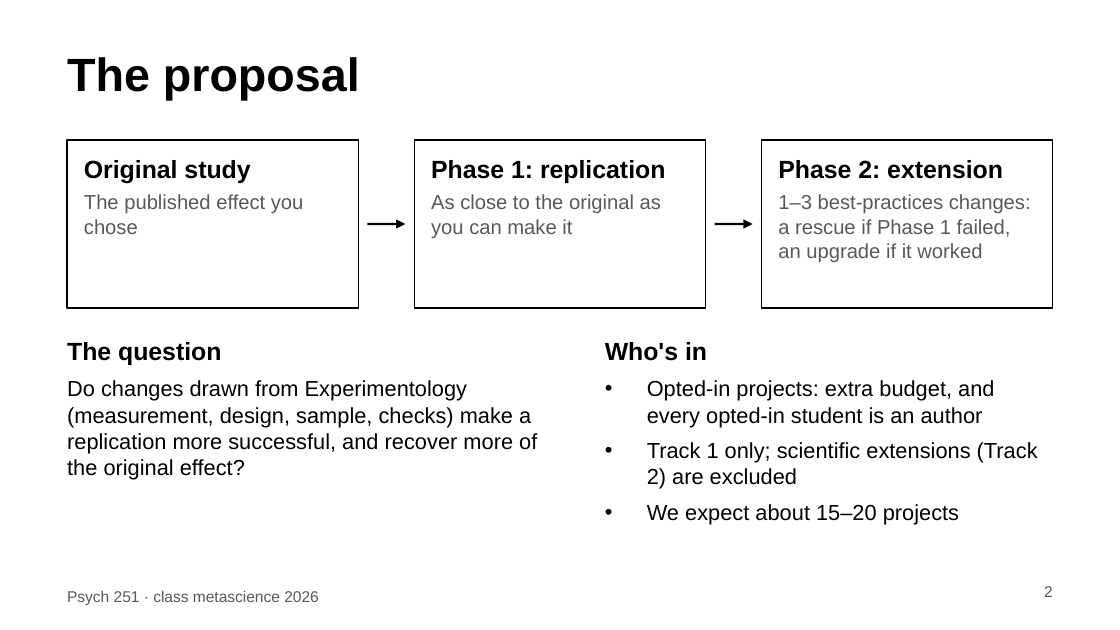
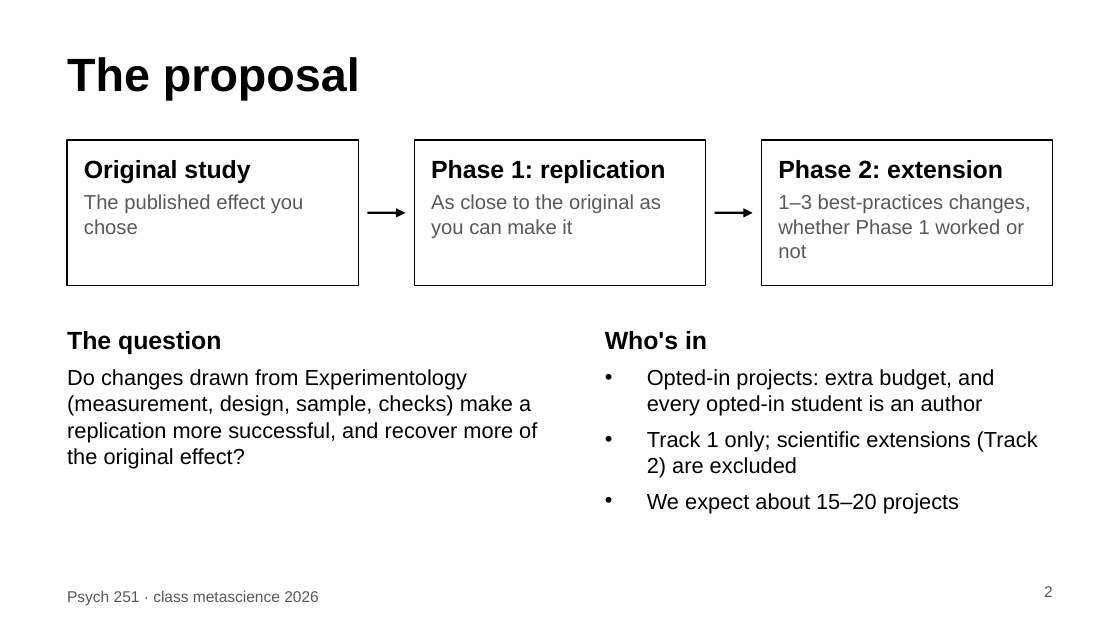
Before and after one commit to psych251/ai-metascience-2026, a slide deck: slide 2 of slides/class-metascience-plan.pptx. Drawn at 1120x630 pixels with LibreOffice and Linux fonts; fonts in the diff are those of the drawing. Boxes give left, top, right and bottom in pixels: in the first picture for what was removed or moved away, otherwise in the second. Text is boxed around its words. In the diff, an @@ line names an element or a change of style, - is before the commit and + after.

```diff
--- a/slides/class-metascience-plan.pptx
+++ b/slides/class-metascience-plan.pptx
@@ rectangle: place and size @@
-rectangle at box(67, 140, 358, 308)
+rectangle at box(67, 140, 358, 286)
@@ rectangle: place and size @@
-rectangle at box(414, 140, 706, 308)
+rectangle at box(414, 140, 706, 286)
@@ rectangle: place and size @@
-rectangle at box(762, 140, 1053, 308)
+rectangle at box(762, 140, 1053, 286)
@@ text at box(778, 194, 1031, 258): text changed @@
-1–3 best-practices changes: a rescue if Phase 1 failed, an upgrade if it worked
+1–3 best-practices changes, whether Phase 1 worked or not
@@ arrow moved from (367, 224) - (405, 224) to (367, 213) - (405, 213) @@
@@ arrow moved from (715, 224) - (753, 224) to (715, 213) - (753, 213) @@
@@ text "The question": place and size @@
-text "The question" at box(67, 342, 537, 480)
+text "The question" at box(67, 331, 537, 468)
@@ text "Who's in": place and size @@
-text "Who's in" at box(605, 342, 1038, 524)
+text "Who's in" at box(605, 331, 1038, 513)
```
Also in this commit, not shown: 2 other slides changed, 1 slide removed, 2 other files.
